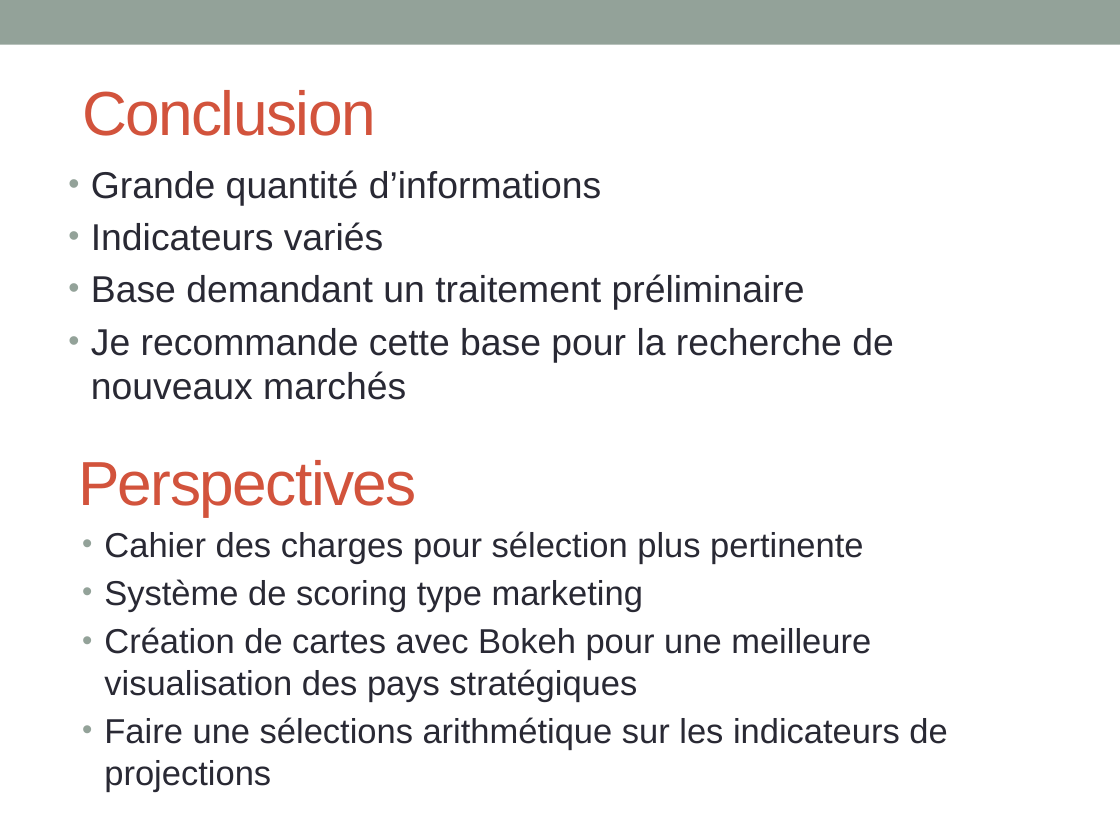
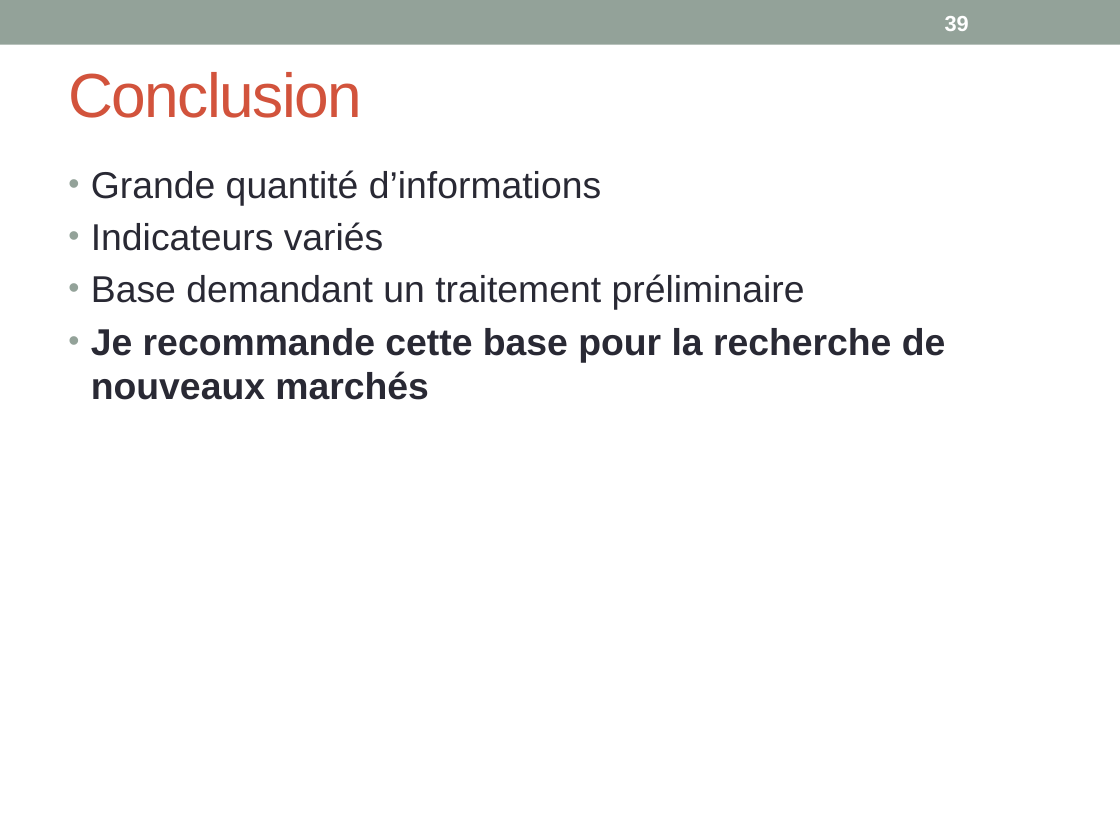
Before and after one commit to khub41/OC_P02, a slide deck: slide 39 of Presentation_P02.pptx (slide 38 before the commit). Drawn at 1120x840 pixels with LibreOffice and Linux fonts; fonts in the diff are those of the drawing. Boxes give left, top, right and bottom in pixels: in the first picture for what was removed or moved away, otherwise in the second. Text is boxed around its words. In the diff, an @@ line names an element or a change of style, - is before the commit and + after.

```diff
--- a/Presentation_P02.pptx
+++ b/Presentation_P02.pptx
@@ page number added at [945,16,969,31], 14 pt, text #FFFFFF, bold @@
+39
@@ title "Conclusion": place and size @@
-title "Conclusion" at [82,90,376,136]
+title "Conclusion" at [68,72,362,118]
@@ text at [91,328,946,400]: bold on in "Je recommande cette base pour la recherche ..." @@
@@ title removed at [78,460,417,516] @@
-Perspectives
@@ text removed at [104,531,947,792] @@
-• Cahier des charges pour sélection plus pertinente
-• Système de scoring type marketing
-• Création de cartes avec Bokeh pour une meilleure visualisation des pays stratégiques
-• Faire une sélections arithmétique sur les indicateurs de projections
```
Also in this commit, not shown: 38 other slides changed, 2 slides added, 1 other file.
